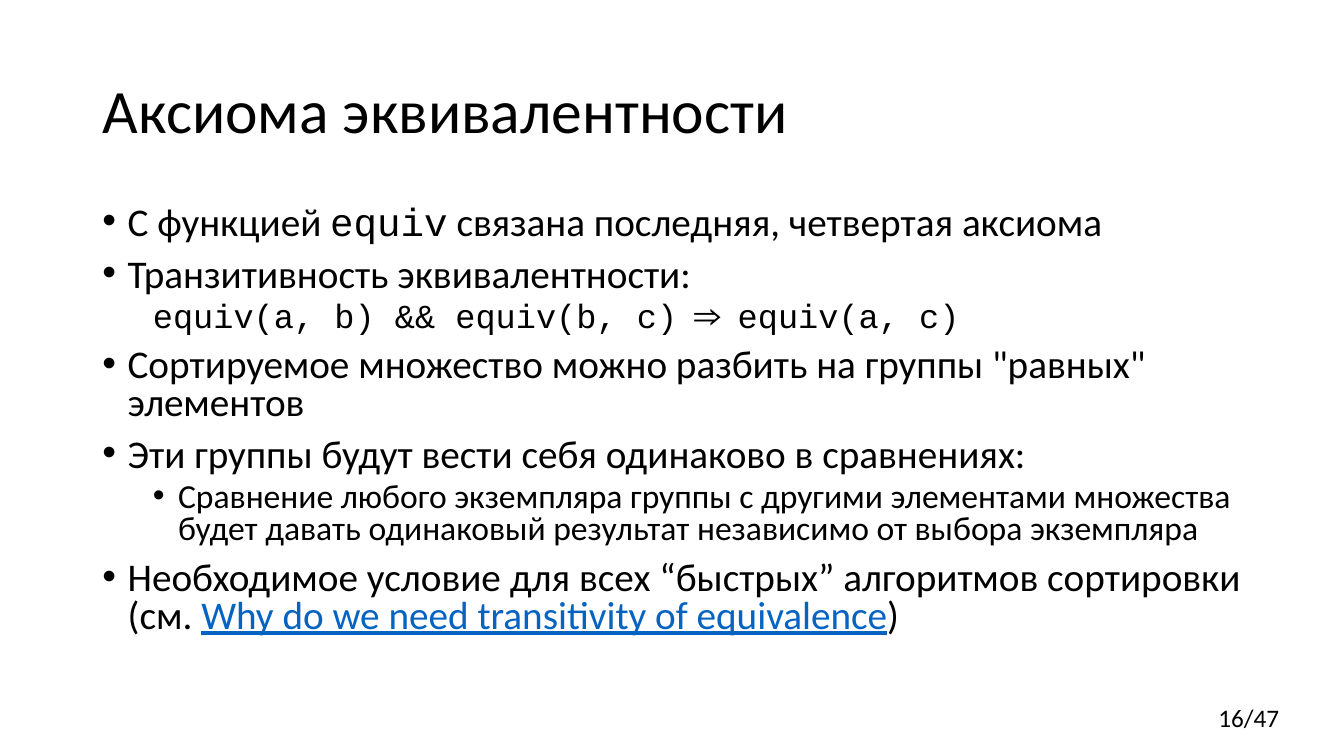
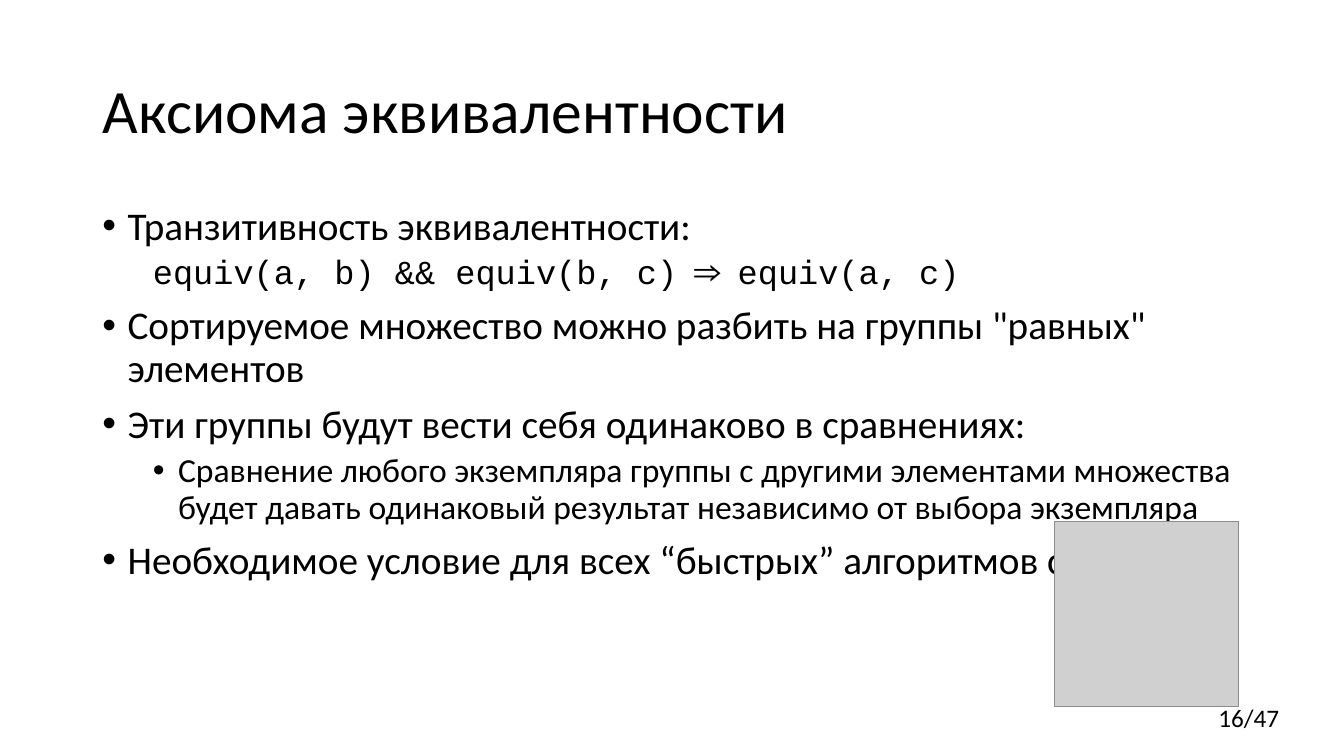
Before and after one commit to yugr/CppRussia, a slide deck: slide 16 of 2023/RU.pptx. Drawn at 1344x756 pixels with LibreOffice and Linux fonts; fonts in the diff are those of the drawing; grey boxes stand for pictures. Boxes give left, top, right and bottom in pixels: in the first picture for what was removed or moved away, otherwise in the second. Text is boxed around its words. In the diff, an @@ line names an element or a change of style, - is before the commit and + after.

```diff
--- a/2023/RU.pptx
+++ b/2023/RU.pptx
@@ text at [128,208,1102,244]: paragraph removed @@
-• С функцией equiv связана последняя, четвертая аксиома
@@ text at [128,215,1231,527]: line spacing 0.8 to 0.9 @@
@@ picture added at [1055,522,1239,707] @@
@@ text at [128,541,1240,584]: text changed @@
-• Необходимое условие для всех “быстрых” алгоритмов сортировки (см. Why do we need transitivity of equivalence)
+• Необходимое условие для всех “быстрых” алгоритмов сортировки
```
Also in this commit, not shown: 17 other slides changed, 3 slides added.
